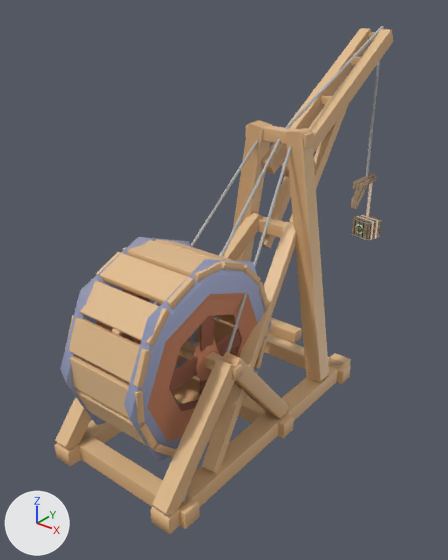
A saved change to the glTF model roblox-games/mare-essentia/assets/inbox-hold/london-wooden-crane-derived.glb.
Camera for both pictures: a 50 mm camera at (6.31, -9.18, 7.66) aimed at (-0.36, -0.84, 2.49). Arrows for +X, +Y and +Z are at lower left; the lights stay in place. The picture after the commit comes second. Where no turn or scale is listed for an object, it has been applied to the vertices.

Names of what the first picture shows: 'axle_frame_back_1.18', 'backstay_-1.3', 'backstay_1.3', 'ground_sill_1.18', 'haul_line_axle_mast', 'haul_line_mast_jib', 'jib_-0.24', 'jib_0.24', 'mast_-1.18', 'mast_1.18', 'mast_brace_-1.18', 'mast_brace_1.18', 'mast_cross_1.1', 'mast_cross_3.3', 'mast_cross_5.1', 'sill_cross_2.7', 'tread_1', 'tread_2', 'tread_3', 'wheel_side_0.72' and 23 more.
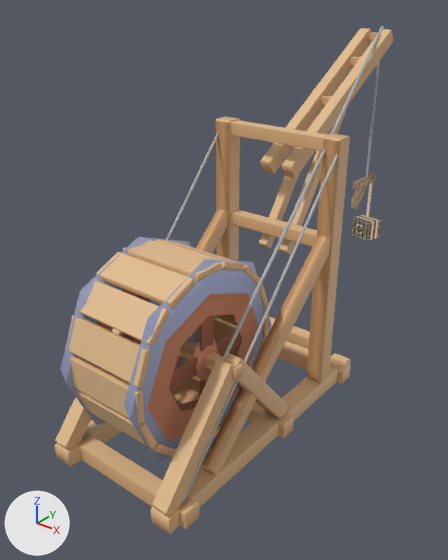
What differs and where, as boxes (x1, y1, x2, y2) in the pictures (448 x 560 px):
'mast_1.18', moved, turned, rescaled: before (286, 128, 329, 382); after (307, 134, 350, 383)
'mast_brace_1.18', moved, turned: before (201, 222, 296, 473); after (201, 235, 330, 474)
'mast_-1.18', moved, turned, rescaled: before (220, 120, 272, 328); after (216, 116, 240, 327)
'backstay_1.3', turned: before (182, 146, 291, 502); after (182, 154, 338, 502)
'mast_cross_5.1', rescaled: before (245, 125, 314, 149); after (231, 120, 327, 151)
'mast_brace_-1.18', moved, turned: before (218, 212, 263, 261); after (196, 208, 227, 253)
'mast_cross_3.3', rescaled: before (258, 216, 286, 238); after (230, 210, 317, 247)
'haul_line_axle_mast', moved: before (220, 138, 281, 257); after (222, 149, 325, 360)
'haul_line_mast_jib', moved, turned, rescaled: before (284, 26, 383, 129); after (330, 26, 383, 134)
'backstay_-1.3', turned: before (154, 140, 258, 305); after (166, 132, 219, 240)
'mast_cross_1.1', rescaled: before (268, 317, 302, 343); after (268, 317, 310, 349)

The edits, one by one:
Object 'mast_-1.18' (ob_mast__1_18) moves from (-0.964, 1.55, 2.811) to (-1.18, 1.38, 2.785).
Object 'mast_-1.18' (ob_mast__1_18) turns from (-99, 0, -90) to (-90, 0, 0) degrees about x, y and z.
Object 'mast_-1.18' (ob_mast__1_18) is rescaled from (0.85, 3.33, 2.27) to (0.85, 3.29, 2.27).
Object 'mast_brace_-1.18' (ob_mast_brace__1_18) moves from (-0.779, -0.0941, 1.791) to (-1.18, -0.259, 1.978).
Object 'mast_brace_-1.18' (ob_mast_brace__1_18) turns from (-42, 0, 167) to (-138, 0, 0) degrees about x, y and z.
Object 'mast_1.18' (ob_mast_1_18) moves from (0.629, 1.55, 2.759) to (1.18, 1.38, 2.785).
Object 'mast_1.18' (ob_mast_1_18) turns from (-81, 0, -90) to (-90, 0, 0) degrees about x, y and z.
Object 'mast_1.18' (ob_mast_1_18) is rescaled from (0.85, 3.33, 2.27) to (0.85, 3.29, 2.27).
Object 'mast_brace_1.18' (ob_mast_brace_1_18) moves from (0.779, -0.0941, 1.791) to (1.18, -0.259, 1.978).
Object 'mast_brace_1.18' (ob_mast_brace_1_18) turns from (-42, 0, -167) to (-138, 0, 0) degrees about x, y and z.
Object 'mast_cross_1.1' (ob_mast_cross_1_1) is rescaled from (0.65, 0.88, 1.6) to (0.65, 1.77, 1.6).
Object 'mast_cross_3.3' (ob_mast_cross_3_3) is rescaled from (0.65, 0.88, 1.6) to (0.65, 1.77, 1.6).
Object 'mast_cross_5.1' (ob_mast_cross_5_1) is rescaled from (0.65, 0.88, 1.6) to (0.65, 1.77, 1.6).
Object 'haul_line_axle_mast' (ob_haul_line_axle_mast) moves from (0.1, -1.4, 2.15) to (1.05, -1.4, 2.15).
Object 'haul_line_mast_jib' (ob_haul_line_mast_jib) moves from (0.1, 1.55, 5.18) to (1.05, 1.55, 5.18).
Object 'haul_line_mast_jib' (ob_haul_line_mast_jib) turns from (-66, 0, 0) to (-67, 0, 15) degrees about x, y and z.
Object 'haul_line_mast_jib' (ob_haul_line_mast_jib) is rescaled from (2.4, 2.4, 39.3) to (2.4, 2.4, 40.4).
Object 'backstay_-1.3' (ob_backstay__1_3) turns from (-42, 6.5, -5.7) to (-42, 0, 0) degrees about x, y and z.
Object 'backstay_1.3' (ob_backstay_1_3) turns from (-42, -6.5, 5.7) to (-42, 0, 0) degrees about x, y and z.
